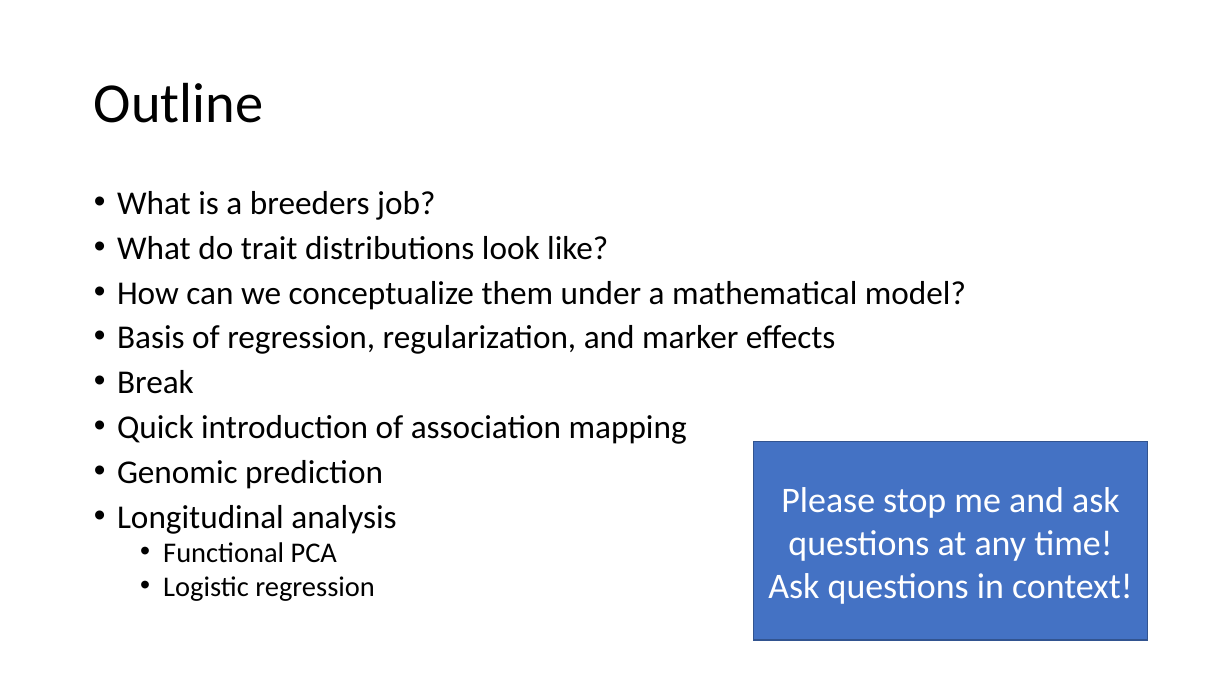
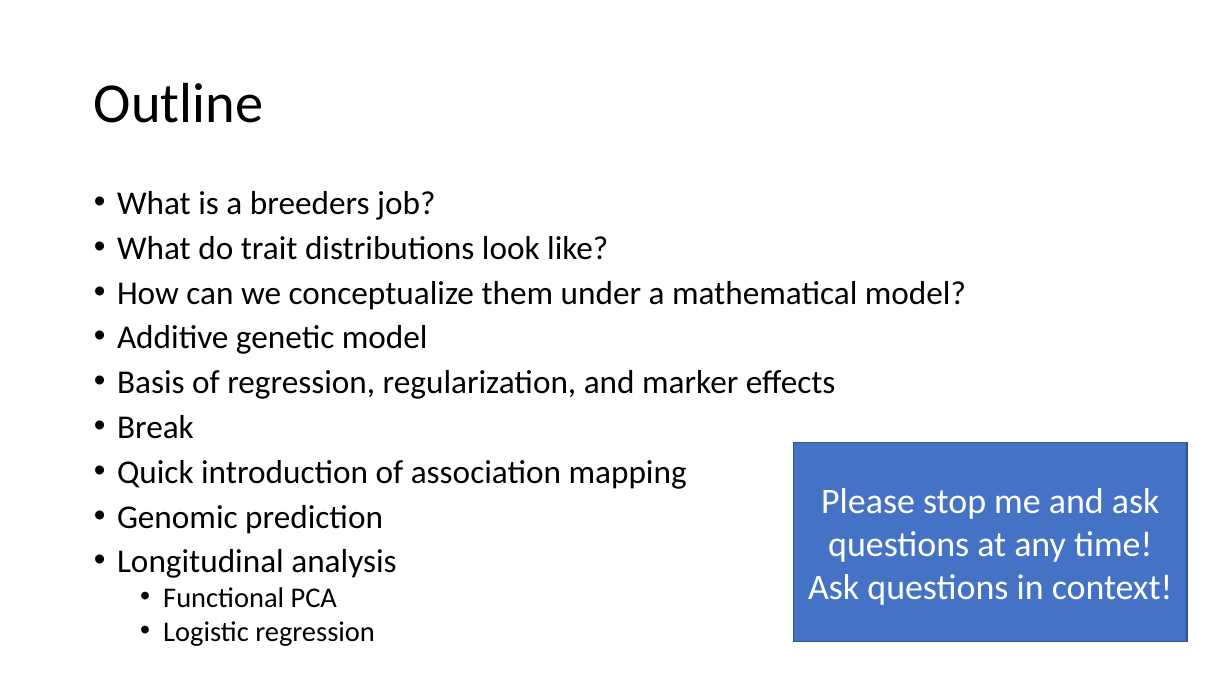
Before and after one commit to ter56/September2_2021_class, a slide deck: slide 3 of AdditiveModels_9_2_2021.pptx. Drawn at 1232x693 pixels with LibreOffice and Linux fonts; fonts in the diff are those of the drawing. Boxes give left, top, right and bottom in pixels: in the first picture for what was removed or moved away, otherwise in the second. Text is boxed around its words. In the diff, an @@ line names an element or a change of style, - is before the commit and + after.

```diff
--- a/AdditiveModels_9_2_2021.pptx
+++ b/AdditiveModels_9_2_2021.pptx
@@ text at <box>117,325,428,354</box>: paragraph added @@
+• Additive genetic model
@@ rectangle "Please stop me and ask ...": place and size @@
-rectangle "Please stop me and ask ..." at <box>754,442,1148,640</box>
+rectangle "Please stop me and ask ..." at <box>794,443,1188,641</box>
```
Also in this commit, not shown: 5 other slides changed, 20 slides added, 6 slides removed, 1 other file.
